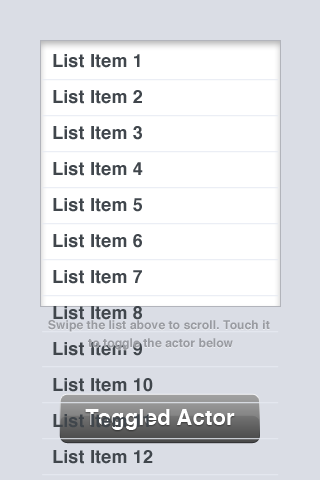
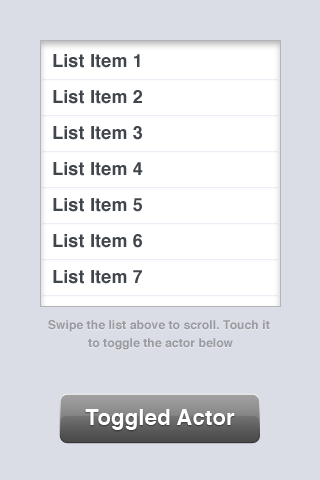
The second 320 x 480 image is a revision of the first. Changes to its layers:
hid group "Scrollable Actor" (1st of 2) (13 layers) over [42, 79, 279, 476]
added layer "Scrollable Actor" (2nd of 2) above "Shape 1" over [42, 79, 279, 476]
